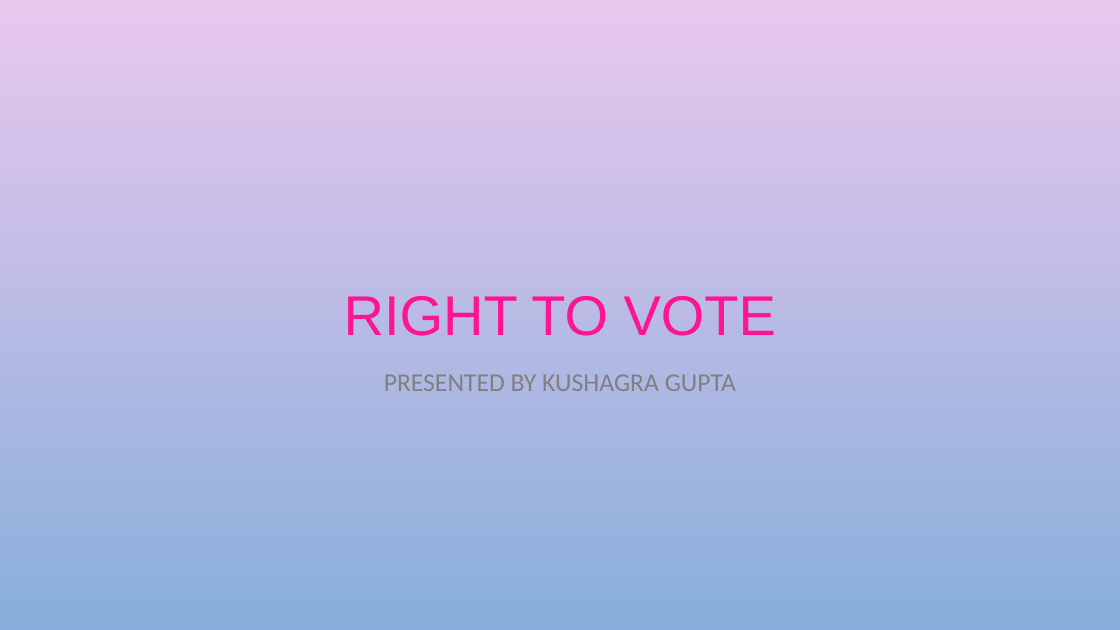
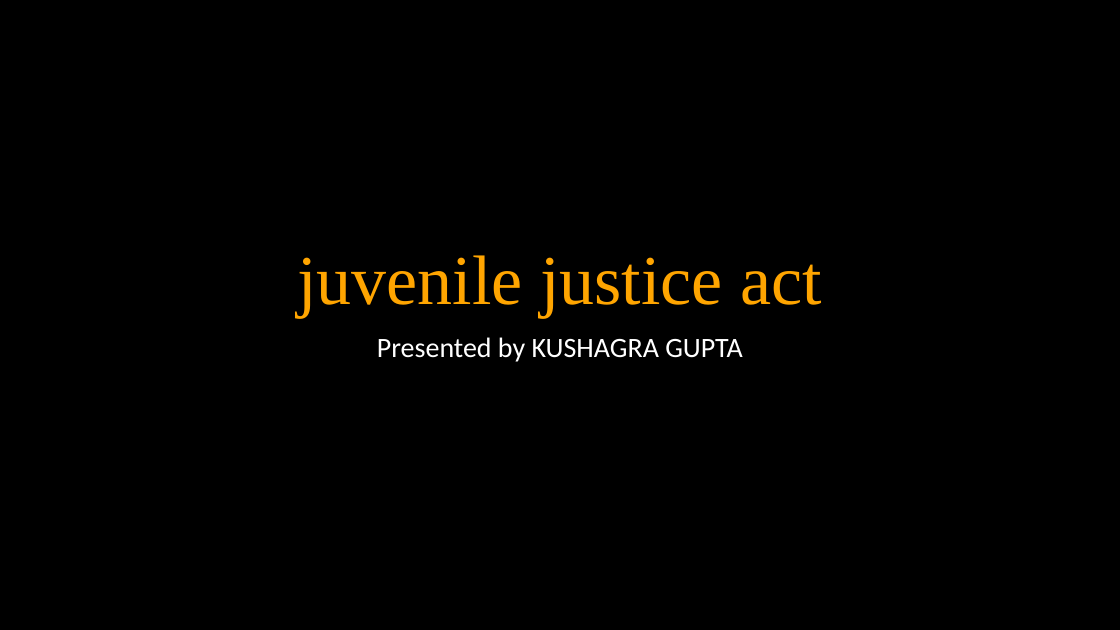
Before and after one commit to quirkycoder6/Rights-Rise2, a slide deck: slide 1 of PowerPoint_Generator/myapp/generated/generated_presentation.pptx. Drawn at 1120x630 pixels with LibreOffice and Linux fonts; fonts in the diff are those of the drawing; background and template pictures are left out. Boxes give left, top, right and bottom in pixels: in the first picture for what was removed or moved away, otherwise in the second. Text is boxed around its words. In the diff, an @@ line names an element or a change of style, - is before the commit and + after.

```diff
--- a/PowerPoint_Generator/myapp/generated/generated_presentation.pptx
+++ b/PowerPoint_Generator/myapp/generated/generated_presentation.pptx
@@ background picture (left out) to #000000 @@
@@ title at (298, 255, 821, 317): text changed; size 72 to 90 pt; font Arial to Times New Roman; text colour #FF1493 to #FFA500 @@
-RIGHT TO VOTE
+juvenile justice act
@@ subtitle at (377, 337, 743, 362): text changed; size 33 to 36 pt; text colour #808080 to #FFFFFF @@
-PRESENTED BY KUSHAGRA GUPTA
+Presented by KUSHAGRA GUPTA
```
Also in this commit, not shown: 1 other slide changed, 2 slides added, 7 slides removed, 10 other files.
